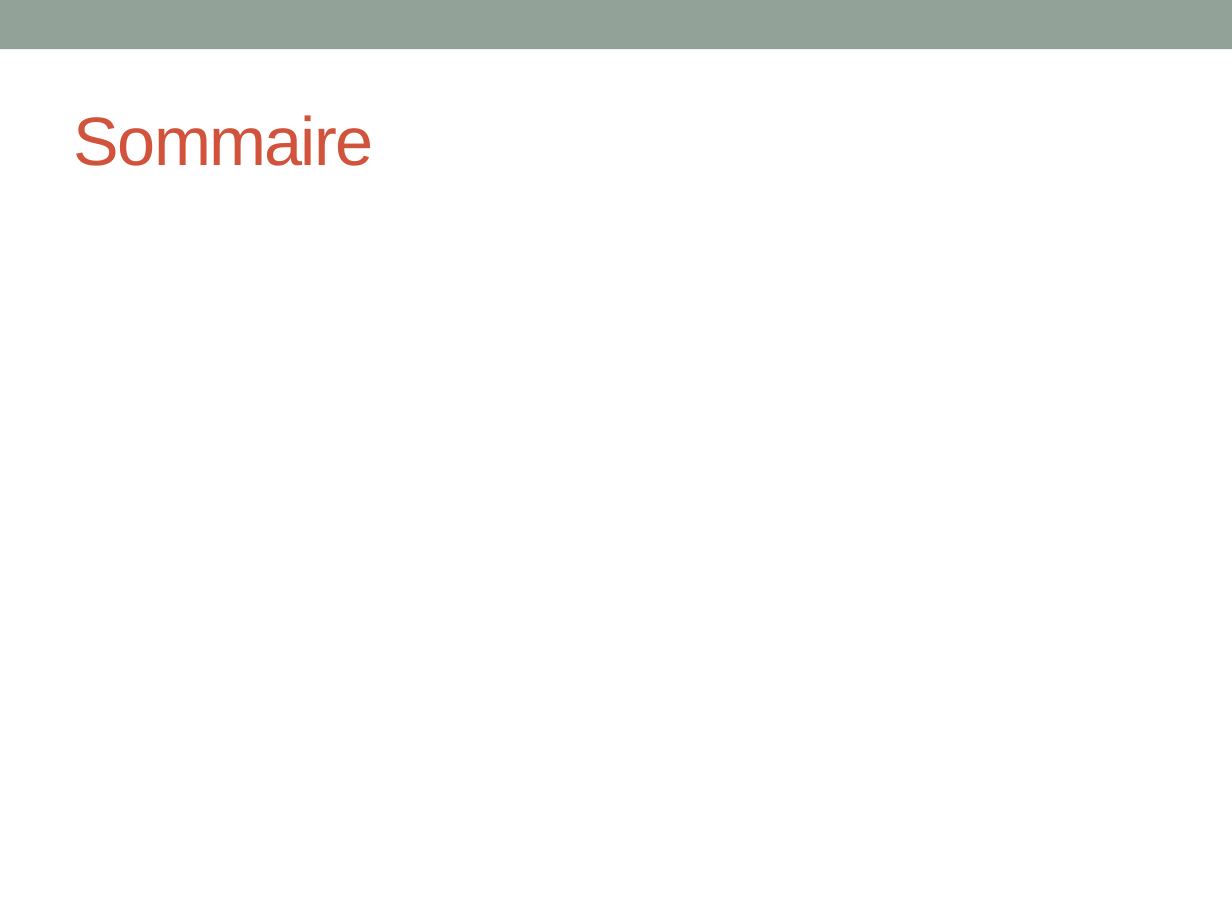
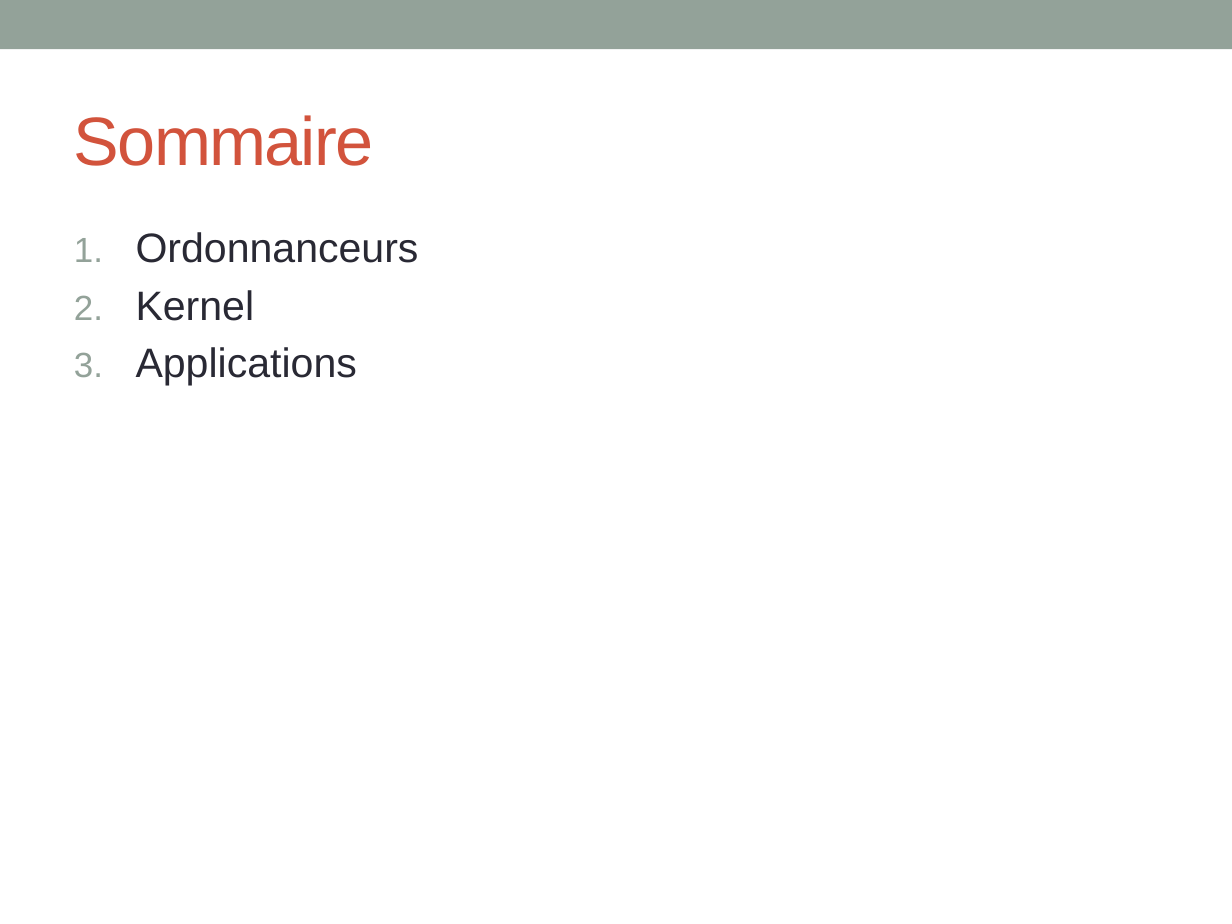
Before and after one commit to INSA-4IF-H4404-2013-2014/RaspiKernel, a slide deck: slide 2 of ppt/presentation.pptx. Drawn at 1232x924 pixels with LibreOffice and Linux fonts; fonts in the diff are those of the drawing. Boxes give left, top, right and bottom in pixels: in the first picture for what was removed or moved away, otherwise in the second. Text is boxed around its words. In the diff, an @@ line names an element or a change of style, - is before the commit and + after.

```diff
--- a/ppt/presentation.pptx
+++ b/ppt/presentation.pptx
@@ text added at (x1=136, y1=232, x2=419, y2=386), 24 pt, text #292934 @@
+1. Ordonnanceurs
+2. Kernel
+3. Applications
```
Also in this commit, not shown: 1 other slide changed, 2 slides added.
